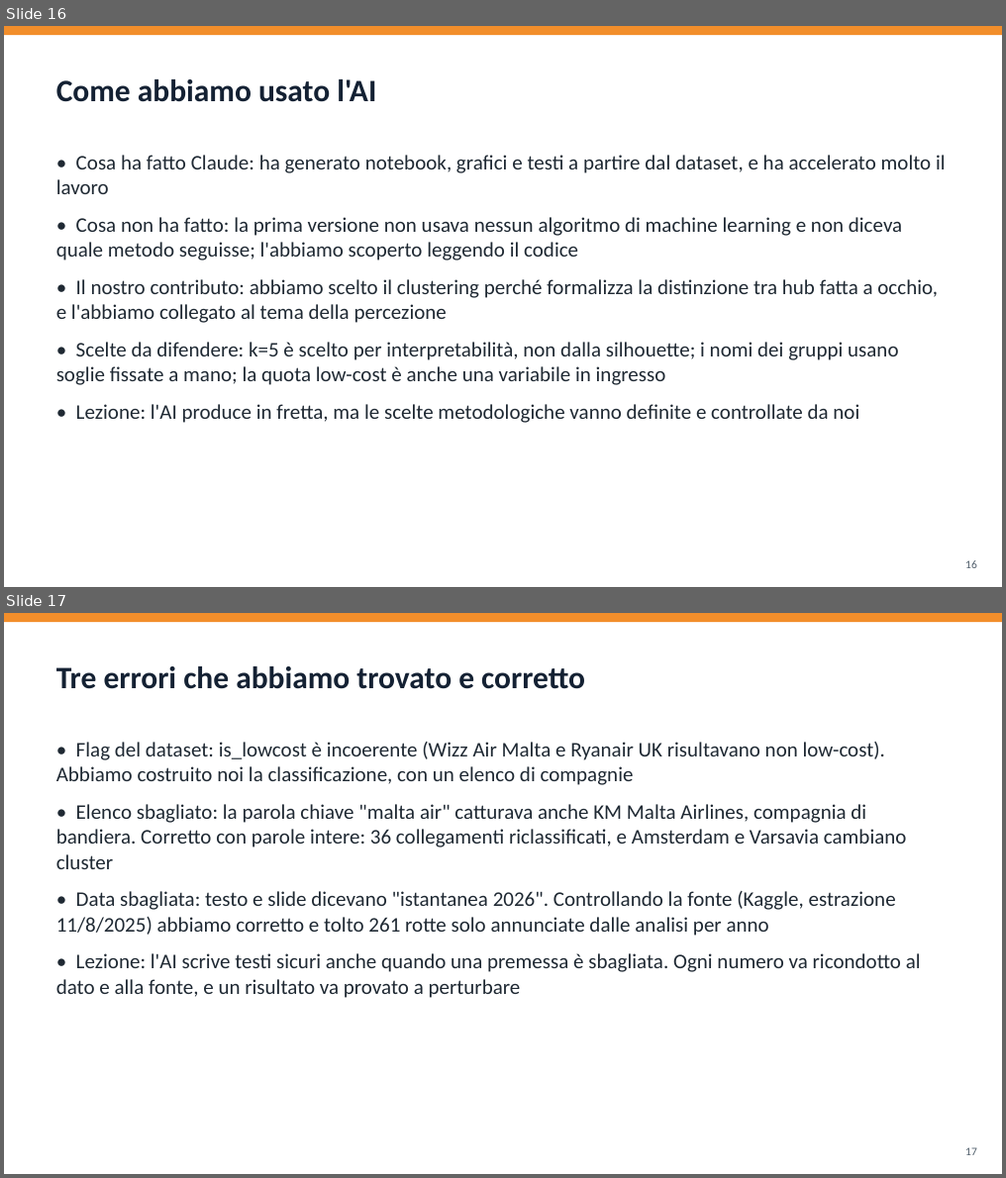
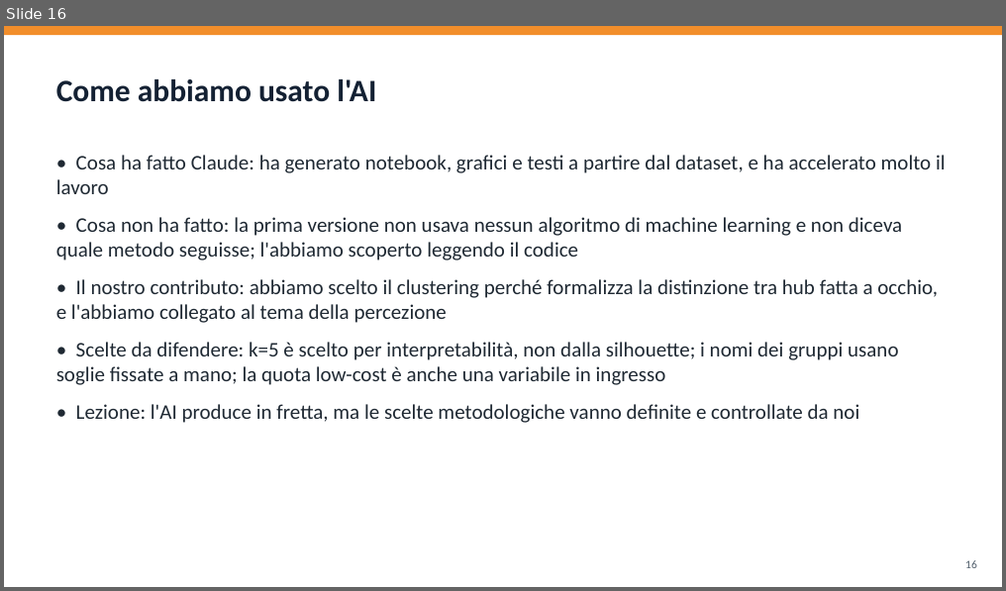
Before and after one commit to fdrca/european-air-traffic-analysis, a slide deck: presentazione_traffico_aereo_europa.pptx. Shown one above the other, each under a label of ours: slides 16 and 17 before the commit, slide 16 after it. The pictures are 1006x1178 and 1006x591 pixels, drawn with LibreOffice and Linux fonts; fonts in the diff are those of the drawing. Boxes give left, top, right and bottom in pixels: in the first picture for what was removed or moved away, otherwise in the second. Text is boxed around its words. In the diff, an @@ line names an element or a change of style, - is before the commit and + after.

```diff
--- a/presentazione_traffico_aereo_europa.pptx
+++ b/presentazione_traffico_aereo_europa.pptx
@@ slide 17 removed at [4,613,1002,1174], background #FFFFFF @@
@@ rectangle removed at [4,613,1002,622] @@
@@ text removed at [56,666,585,689] @@
-Tre errori che abbiamo trovato e corretto
@@ text removed at [56,742,921,998] @@
-• Flag del dataset: is_lowcost è incoerente (Wizz Air Malta e Ryanair UK risultavano non low-cost). Abbiamo costruito noi la classificazione, con un elenco di compagnie
-• Elenco sbagliato: la parola chiave "malta air" catturava anche KM Malta Airlines, compagnia di bandiera. Corretto con parole intere: 36 collegamenti riclassificati, e Amsterdam e Varsavia cambiano cluster
-• Data sbagliata: testo e slide dicevano "istantanea 2026". Controllando la fonte (Kaggle, estrazione 11/8/2025) abbiamo corretto e tolto 261 rotte solo annunciate dalle analisi per anno
-• Lezione: l'AI scrive testi sicuri anche quando una premessa è sbagliata. Ogni numero va ricondotto al dato e alla fonte, e un risultato va provato a perturbare
@@ text removed at [965,1148,977,1156] @@
-17
```
Also in this commit, not shown: 1 slide changed, 1 other file.
